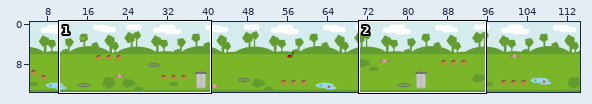
Tiled map (JSON) -- www/asset/tilemaps/level1.json. Above, an overview of the earlier version with the close-up marked.
Close-up. Earlier state:
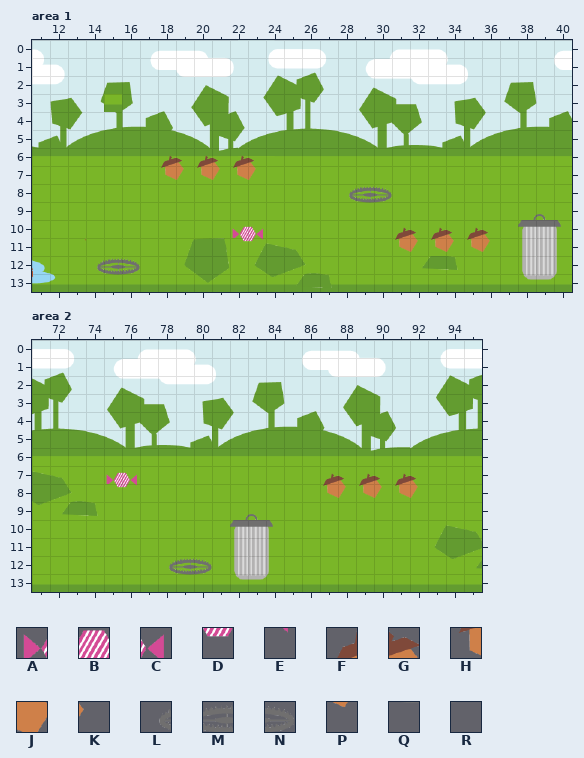
Cells are 30x30 px. Shown: area 1 x 11..40, y 0..13; area 2 x 71..95, y 0..13. The commit also changed other parts of the map, which this record leaves out.
Key: from "objects": A 78, B 79, C 80, D 103, E 104, F 120, G 121, H 144, J 145, K 146, L 155, M 156, N 157, P 169, Q 180, R 181.
_ is an empty cell.
Objects are placed by their top-left corner, in cells (3,4 is the top-left corner of cell 3,4); size is 1x1 cell unless given.
Layers that did not change in this view are not listed.
Objects on layer "candyLayer" before, area 1:
A "candy" at 22,10.3 size 0.7x0.7
B "candy" at 22.7,10.3 size 0.7x0.7
C "candy" at 23.3,10.3 size 0.7x0.7
D "candy" at 22.7,11 size 0.7x0.7
E "candy" at 23.3,11 size 0.7x0.7
Objects on layer "trapsLayer" before, area 1:
L "trap" at 28,8
M "trap" at 29,8
N "trap" at 30,8
Q "trap" at 29,9
R "trap" at 30,9
M "trap" at 15,12
N "trap" at 16,12
L "trap" at 14,12
R "trap" at 16,13
Q "trap" at 15,13
Objects on layer "nutLayer" before, area 2:
F "nut" at 87,7.3 size 0.7x0.7
G "nut" at 87.7,7.3 size 0.7x0.7
F "nut" at 89,7.3 size 0.7x0.7
G "nut" at 89.7,7.3 size 0.7x0.7
F "nut" at 91,7.3 size 0.7x0.7
G "nut" at 91.7,7.3 size 0.7x0.7
H "nut" at 87,8 size 0.7x0.7
K "nut" at 88.3,8 size 0.7x0.7
J "nut" at 87.7,8 size 0.7x0.7
H "nut" at 89,8 size 0.7x0.7
K "nut" at 90.3,8 size 0.7x0.7
J "nut" at 89.7,8 size 0.7x0.7
H "nut" at 91,8 size 0.7x0.7
K "nut" at 92.3,8 size 0.7x0.7
J "nut" at 91.7,8 size 0.7x0.7
P "nut" at 87.7,8.7 size 0.7x0.7
P "nut" at 89.7,8.7 size 0.7x0.7
P "nut" at 91.7,8.7 size 0.7x0.7
Objects on layer "candyLayer" before, area 2:
A "candy" at 75,7.3 size 0.7x0.7
C "candy" at 76.3,7.3 size 0.7x0.7
B "candy" at 75.7,7.3 size 0.7x0.7
D "candy" at 75.7,8 size 0.7x0.7
E "candy" at 76.3,8 size 0.7x0.7
Objects on layer "trapsLayer" before, area 2:
M "trap" at 79,12
N "trap" at 80,12
L "trap" at 78,12
R at 80,13
Q at 79,13
The same view after the edit:
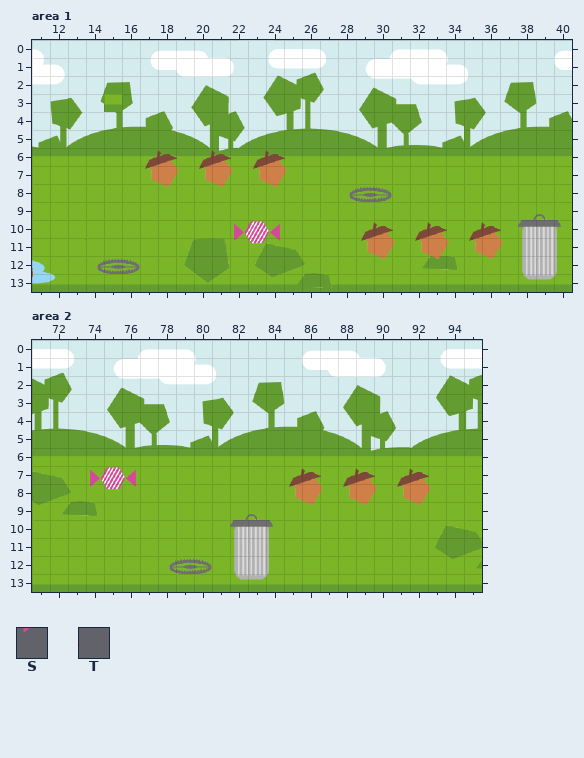
Further tiles: from "objects": S 102, T 122.
Tiles of an added or newly shown layer are drawn over the layers below it.
Difference:
Changed rows in their new state; . is an unchanged cell.
Layer "nutLayer" (removed), area 1:
removed: F "nut" at 18,6.3 size 0.7x0.7
removed: G "nut" at 18.7,6.3 size 0.7x0.7
removed: F "nut" at 20,6.3 size 0.7x0.7
removed: G "nut" at 20.7,6.3 size 0.7x0.7
removed: F "nut" at 22,6.3 size 0.7x0.7
removed: G "nut" at 22.7,6.3 size 0.7x0.7
removed: H "nut" at 18,7 size 0.7x0.7
removed: K "nut" at 19.3,7 size 0.7x0.7
removed: J "nut" at 18.7,7 size 0.7x0.7
removed: H "nut" at 20,7 size 0.7x0.7
removed: K "nut" at 21.3,7 size 0.7x0.7
removed: J "nut" at 20.7,7 size 0.7x0.7
removed: H "nut" at 22,7 size 0.7x0.7
removed: K "nut" at 23.3,7 size 0.7x0.7
removed: J "nut" at 22.7,7 size 0.7x0.7
removed: P "nut" at 18.7,7.7 size 0.7x0.7
removed: P "nut" at 20.7,7.7 size 0.7x0.7
removed: P "nut" at 22.7,7.7 size 0.7x0.7
removed: F "nut" at 33,10.3 size 0.7x0.7
removed: G "nut" at 33.7,10.3 size 0.7x0.7
removed: F "nut" at 35,10.3 size 0.7x0.7
removed: G "nut" at 35.7,10.3 size 0.7x0.7
removed: F "nut" at 31,10.3 size 0.7x0.7
removed: G "nut" at 31.7,10.3 size 0.7x0.7
removed: H "nut" at 33,11 size 0.7x0.7
removed: K "nut" at 34.3,11 size 0.7x0.7
removed: J "nut" at 33.7,11 size 0.7x0.7
removed: H "nut" at 35,11 size 0.7x0.7
removed: K "nut" at 36.3,11 size 0.7x0.7
removed: J "nut" at 35.7,11 size 0.7x0.7
removed: H "nut" at 31,11 size 0.7x0.7
removed: K "nut" at 32.3,11 size 0.7x0.7
removed: J "nut" at 31.7,11 size 0.7x0.7
removed: P "nut" at 33.7,11.7 size 0.7x0.7
removed: P "nut" at 35.7,11.7 size 0.7x0.7
removed: P "nut" at 31.7,11.7 size 0.7x0.7
Layer "candyLayer" (removed), area 1:
removed: A "candy" at 22,10.3 size 0.7x0.7
removed: B "candy" at 22.7,10.3 size 0.7x0.7
removed: C "candy" at 23.3,10.3 size 0.7x0.7
removed: D "candy" at 22.7,11 size 0.7x0.7
removed: E "candy" at 23.3,11 size 0.7x0.7
Layer "trapsLayer" (removed), area 1:
removed: Q "trap" at 29,9
removed: Q "trap" at 15,13
Layer "nutsLayer" (added), area 1:
first column x 17:
 6 FGTFGTFG.............
 7 HJKHJKHJK............
 8 .P..P..P.............
10 ............FGTFGTFG.
11 ............HJKHJKHJK
12 .............P..P..P.
Layer "candyLayer" (added), area 1:
first column x 22:
10 ABC
11 SDE
Layer "nutLayer" (removed), area 2:
removed: F "nut" at 87,7.3 size 0.7x0.7
removed: G "nut" at 87.7,7.3 size 0.7x0.7
removed: F "nut" at 89,7.3 size 0.7x0.7
removed: G "nut" at 89.7,7.3 size 0.7x0.7
removed: F "nut" at 91,7.3 size 0.7x0.7
removed: G "nut" at 91.7,7.3 size 0.7x0.7
removed: H "nut" at 87,8 size 0.7x0.7
removed: K "nut" at 88.3,8 size 0.7x0.7
removed: J "nut" at 87.7,8 size 0.7x0.7
removed: H "nut" at 89,8 size 0.7x0.7
removed: K "nut" at 90.3,8 size 0.7x0.7
removed: J "nut" at 89.7,8 size 0.7x0.7
removed: H "nut" at 91,8 size 0.7x0.7
removed: K "nut" at 92.3,8 size 0.7x0.7
removed: J "nut" at 91.7,8 size 0.7x0.7
removed: P "nut" at 87.7,8.7 size 0.7x0.7
removed: P "nut" at 89.7,8.7 size 0.7x0.7
removed: P "nut" at 91.7,8.7 size 0.7x0.7
Layer "candyLayer" (removed), area 2:
removed: A "candy" at 75,7.3 size 0.7x0.7
removed: C "candy" at 76.3,7.3 size 0.7x0.7
removed: B "candy" at 75.7,7.3 size 0.7x0.7
removed: D "candy" at 75.7,8 size 0.7x0.7
removed: E "candy" at 76.3,8 size 0.7x0.7
Layer "trapsLayer" (removed), area 2:
removed: Q at 79,13
Layer "nutsLayer" (added), area 2:
first column x 85:
 7 FGTFGTFG.
 8 HJKHJKHJK
 9 .P..P..P.
Layer "candyLayer" (added), area 2:
first column x 74:
 7 ABC
 8 SDE
